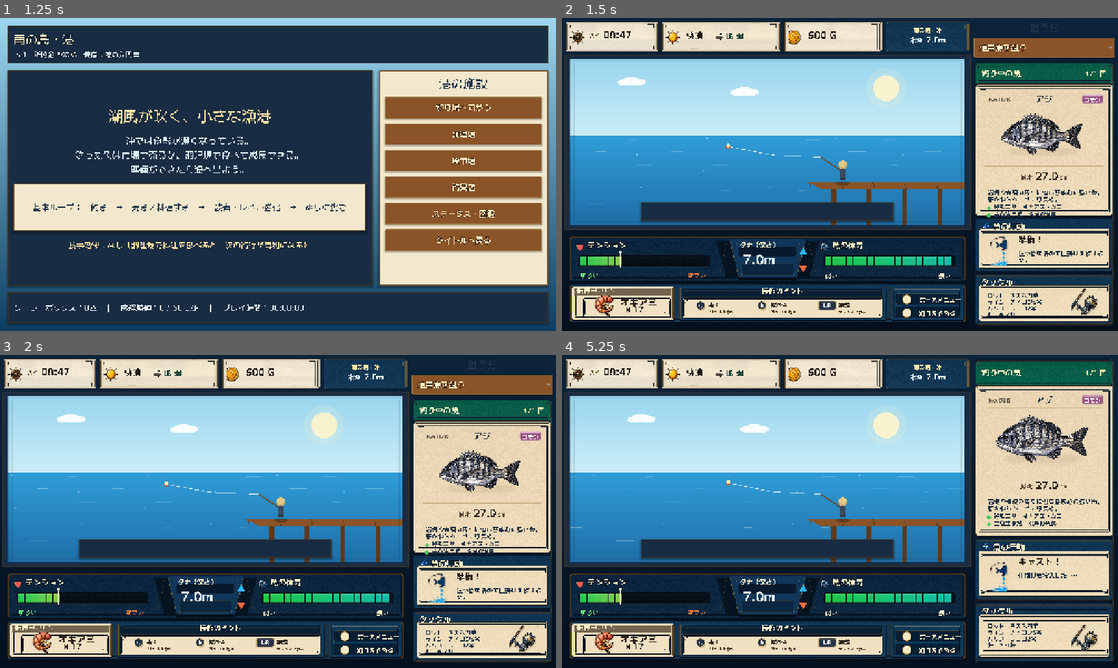
Above: before the commit, frames 1-4 (two rows, left to right).
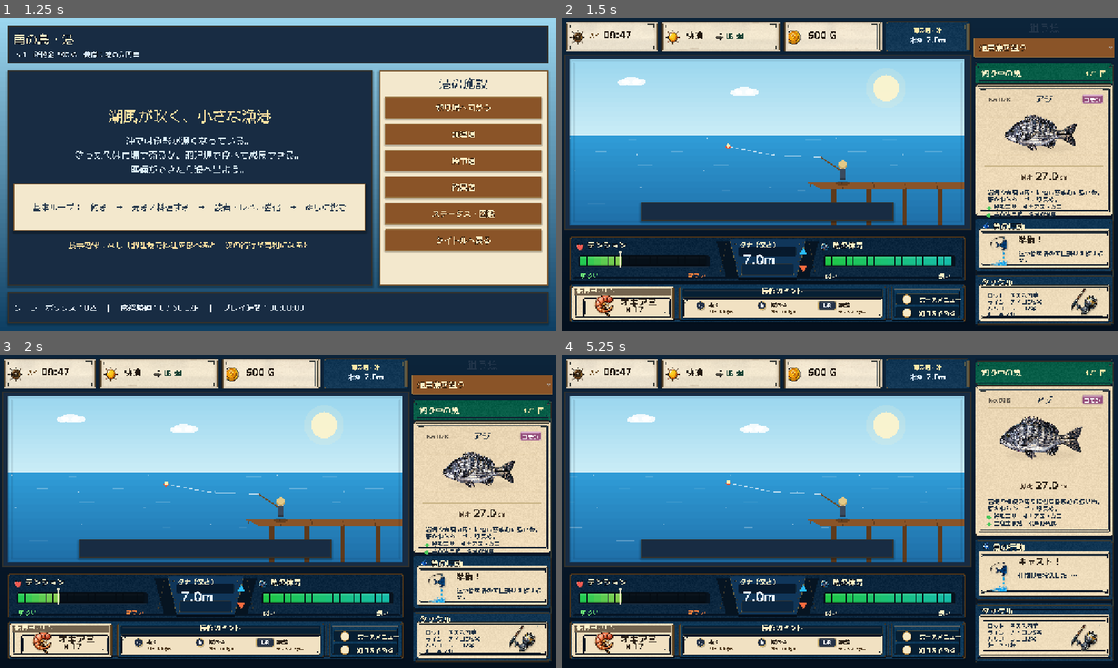
Above: after the commit, the same moments.

Repository: RYUKOU-OKUMURA/tsuri_quest_umi_mvp
Game: Godot game, scene res://scenes/main.tscn
The game is run twice, just before and just after one commit, with the same random seed, the same clock (stepped at 60 frames per second) and the same inputs.
Inputs (mouse positions are in pixels of both pictures, inside the frame that each line leads up to):
- Up to frame 1 (1.25 s): click "ゲームを始める" at 0.5 s
- Up to frame 2 (1.5 s): click "釣り場へ向かう" at 1.25 s
- Up to frame 3 (2 s): no input
- Up to frame 4 (5.25 s): click "通常魚を狙う" at 2 s; click "通常魚を狙う" at 2.75 s; click "通常魚を狙う" at 3.5 s; tap Enter at 4.25 s; move the mouse to (767, 617) at 4.27 s; tap Shift at 4.35 s; click (767, 617) at 4.42 s; tap Space at 4.52, 5 s; move the mouse to (728, 527) at 5.02 s; tap E at 5.1 s; click (728, 527) at 5.17 s

Frame 1 is identical in both runs. In frame 2, 1.0% of the frame differs, in the area x 79-94%, y 30-44%; in frame 3, 1.0%; in frame 4, 1.3%, in the area x 78-95%, y 19-35%.

Commit message:
Tune underwater fight sidebar portrait margin

Diff:
--- a/src/ui/components/fight_sidebar.gd
+++ b/src/ui/components/fight_sidebar.gd
@@ -367,11 +367,11 @@
 		var tex_size := _fish_card_portrait.get_size()
 		var scale := minf(rect.size.x / tex_size.x, rect.size.y / tex_size.y)
 		if _sidebar_frame != null:
-			scale *= 0.94
+			scale *= 0.84
 		var draw_size := tex_size * scale
 		var draw_rect := Rect2(rect.position + (rect.size - draw_size) * 0.5, draw_size)
 		if _sidebar_frame != null:
-			draw_rect.position += Vector2(-5.0, -4.0)
+			draw_rect.position += Vector2(-7.0, -8.0)
 		draw_texture_rect(_fish_card_portrait, draw_rect, false, Color.WHITE)
 		return
 	if _fish_sheet == null:
Not shown, changed: design-qa.md
Not shown, changed: docs/11_underwater_fight_showcase.md
Not shown, changed: tools/build_fight_sidebar_static_compare.py
